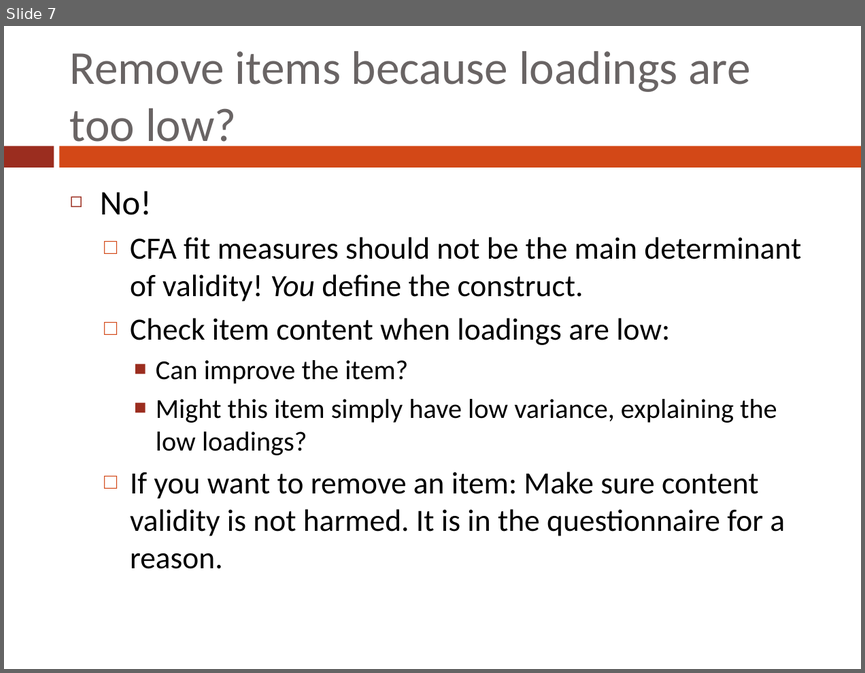
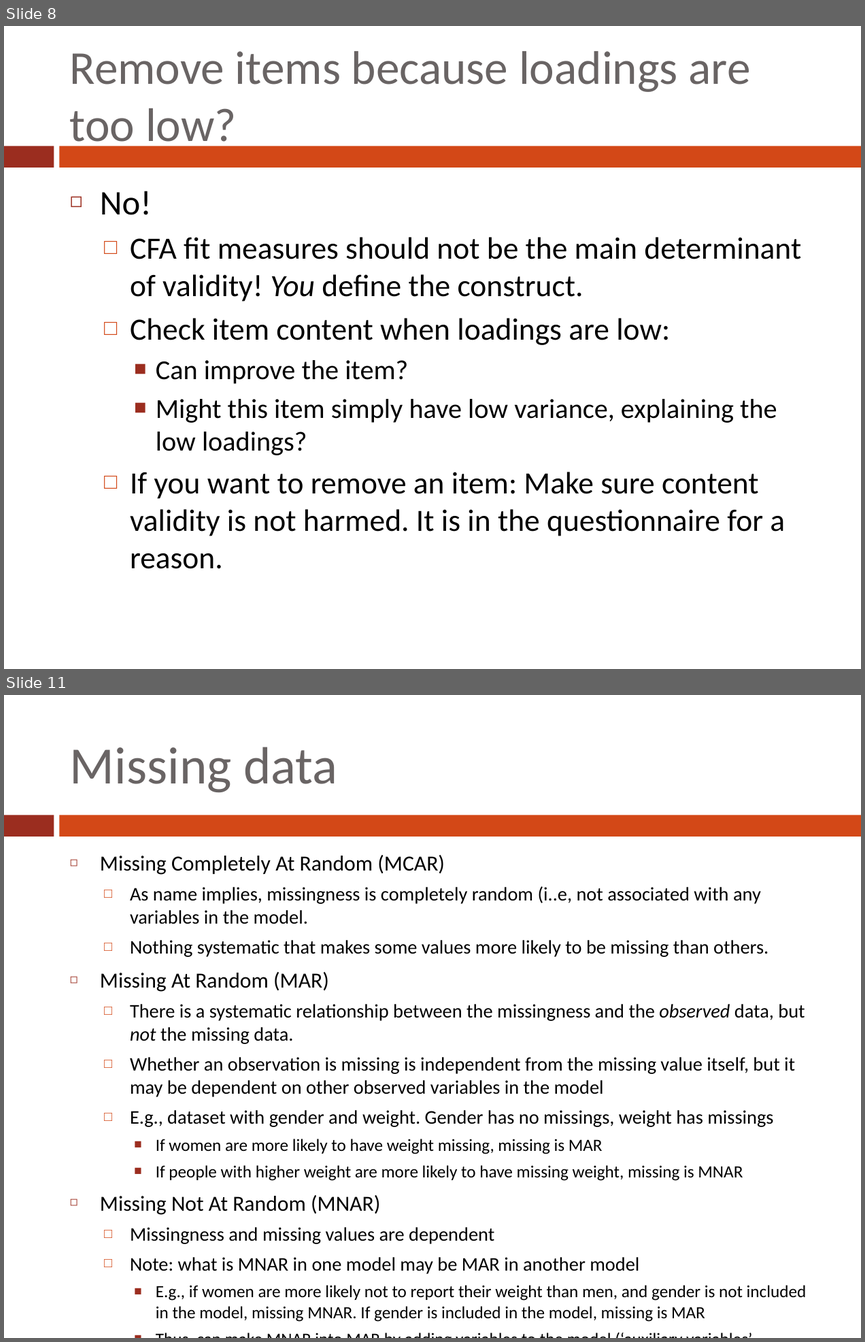
Before and after one commit to marjoleinF/basicLVM2023, a slide deck: Session 6 - Misc/Slides LVM session 6 - Misc.pptx. Shown one above the other, each under a label of ours: slide 7 before the commit, slides 8 and 11 after it; the slides between them are not shown. The pictures are 865x673 and 865x1342 pixels, drawn with LibreOffice and Linux fonts; fonts in the diff are those of the drawing. Boxes give left, top, right and bottom in pixels: in the first picture for what was removed or moved away, otherwise in the second. Text is boxed around its words. In the diff, an @@ line names an element or a change of style, - is before the commit and + after.

```diff
--- a/Session 6 - Misc/Slides LVM session 6 - Misc.pptx
+++ b/Session 6 - Misc/Slides LVM session 6 - Misc.pptx
@@ slide 11 added at [4,695,861,1338], background #FFFFFF; not listed: 2 template elements that a slide beside it also shows @@
@@ title added at [70,747,337,792], 44 pt, text #696464 @@
+Missing data
@@ text added at [100,855,806,1321], 16.2 pt, text #000000 @@
+◻ Missing Completely At Random (MCAR)
+  □ As name implies, missingness is completely random (i..e, not associated with any variables in the model.
+  □ Nothing systematic that makes some values more likely to be missing than others.
+◻ Missing At Random (MAR)
+  □ There is a systematic relationship between the missingness and the observed data, but not the missing data.
+  □ Whether an observation is missing is independent from the missing value itself, but it may be dependent on other observed variables in the model
+  □ E.g., dataset with gender and weight. Gender has no missings, weight has missings
+    ■ If women are more likely to have weight missing, missing is MAR
+    ■ If people with higher weight are more likely to have missing weight, missing is MNAR
+◻ Missing Not At Random (MNAR)
+  □ Missingness and missing values are dependent
+  □ Note: what is MNAR in one model may be MAR in another model
+    ■ E.g., if women are more likely not to report their weight than men, and gender is not included in the model, missing MNAR. If gender is included in the model, missing is MAR
+    ■ Thus, can make MNAR into MAR by adding variables to the model (‘auxiliary variables’ approach)
@@ what was slide 7 is now slide 8 @@
```
Also in this commit, not shown: 2 slides changed, 1 other slide added, 3 other files.
